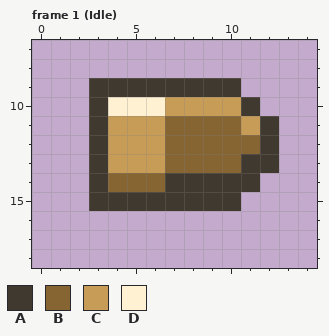
One commit to this pixel-art file: assets/sprites/Player/StandardBullet.aseprite. The picture above is the old version.
16x24 pixels, 6 frames. Shown: frame 1 (Idle): x 0..14, y 7..18. The commit also changed other frames, which this record leaves out.
Visible layers, top first: "Layer 1", "Shadow".
Palette (. is transparent): A #40392f  B #876533  C #c79c56  D #fff1d2
Pixels before, frame 1 (Idle), first column x 3:
 9 AAAAAAAA..
10 ADDDCCCCA.
11 ACCCBBBBCA
12 ACCCBBBBBA
13 ACCCBBBBAA
14 ABBBAAAAA.
15 AAAAAAAA..
The same view after the edit:
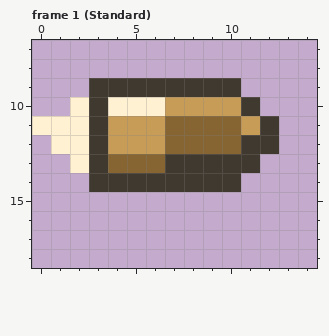
From old to new:
Frame 1 (Standard), layer "Layer 1":
y 10: x 2 . -> D
y 11: x 0..2 ... -> DDD
y 12: x 1..2 .. -> DD; x 11 B -> A
y 13: x 2 . -> D; x 4..10 CCCBBBB -> BBBAAAA; x 12 A -> .
y 14: x 4..6 BBB -> AAA; x 11 A -> .
y 15: x 3..10 AAAAAAAA -> ........
Changed places in both pictures, as pixel boxes (x1, y1, x2, y2):
changed: (32, 97, 279, 211)
